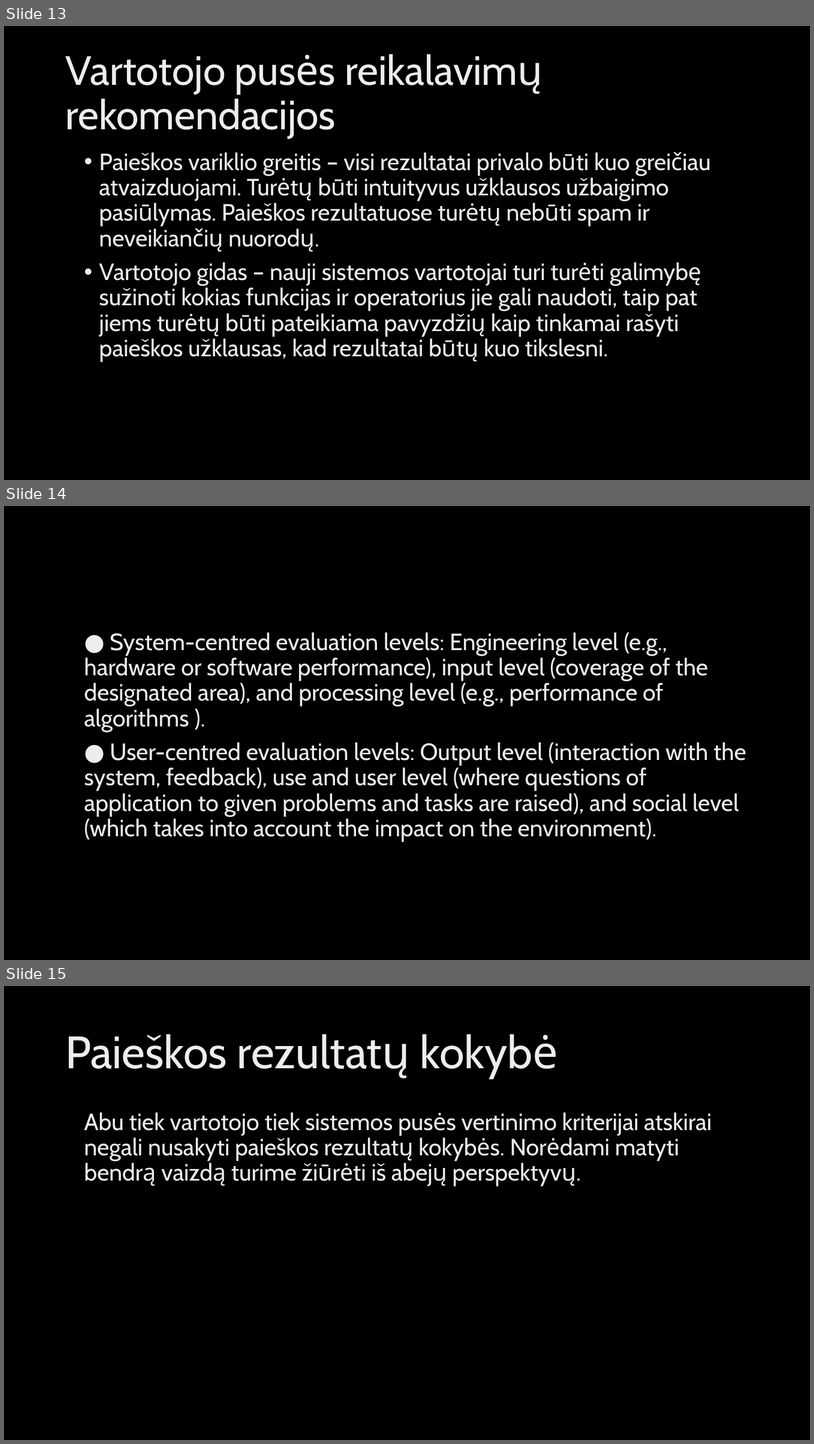
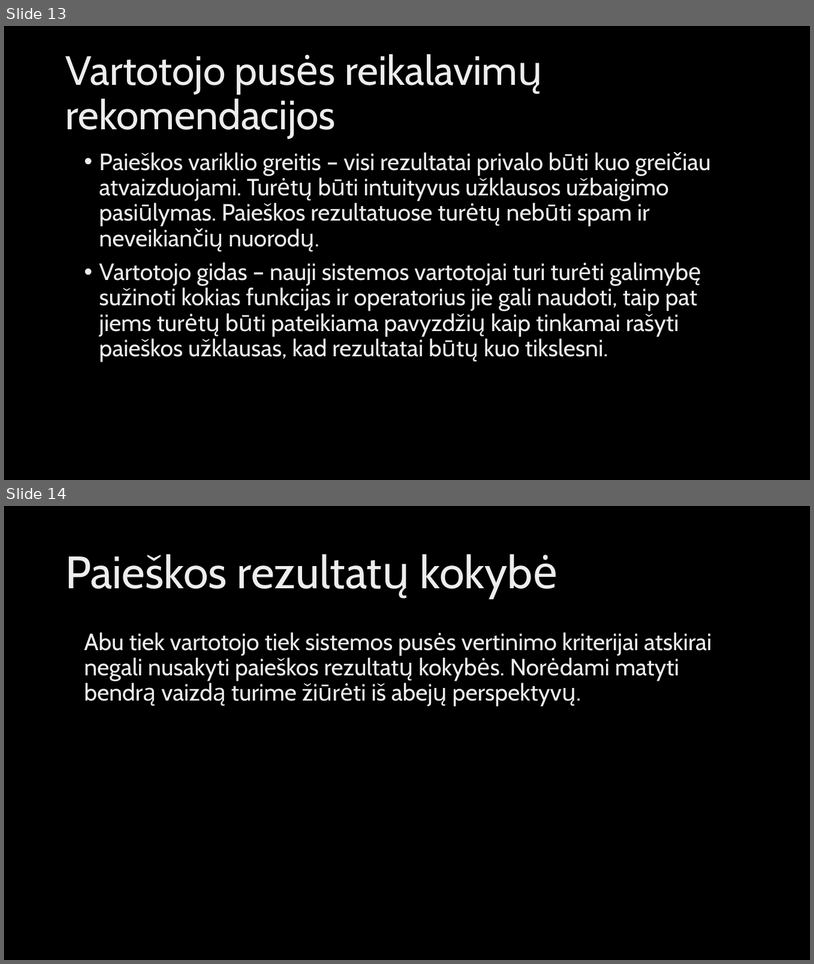
Before and after one commit to MariusKra/InformaciniuSistemuProjektas, a slide deck: IIS pristatymas/Žiniatinklio paieškos rezultatų kokybės vertinimas.pptx. Shown one above the other, each under a label of ours: slides 13, 14 and 15 before the commit, slides 13 and 14 after it. The pictures are 814x1444 and 814x964 pixels, drawn with LibreOffice and Linux fonts; fonts in the diff are those of the drawing; background and template pictures are left out. Boxes give left, top, right and bottom in pixels: in the first picture for what was removed or moved away, otherwise in the second. Text is boxed around its words. In the diff, an @@ line names an element or a change of style, - is before the commit and + after.

```diff
--- a/IIS pristatymas/Žiniatinklio paieškos rezultatų kokybės vertinimas.pptx
+++ b/IIS pristatymas/Žiniatinklio paieškos rezultatų kokybės vertinimas.pptx
@@ slide 14 removed at <box>4,506,810,960</box>, background picture (left out) @@
@@ text removed at <box>84,632,746,842</box> @@
-● System-centred evaluation levels: Engineering level (e.g., hardware or software performance), input level (coverage of the designated area), and processing level (e.g., performance of algorithms ).
-● User-centred evaluation levels: Output level (interaction with the system, feedback), use and user level (where questions of application to given problems and tasks are raised), and social level (which takes into account the impact on the environment).
@@ what was slide 15 is now slide 14 @@
```
Also in this commit, not shown: 1 slide changed, 3 slides added, 5 other slides removed.
